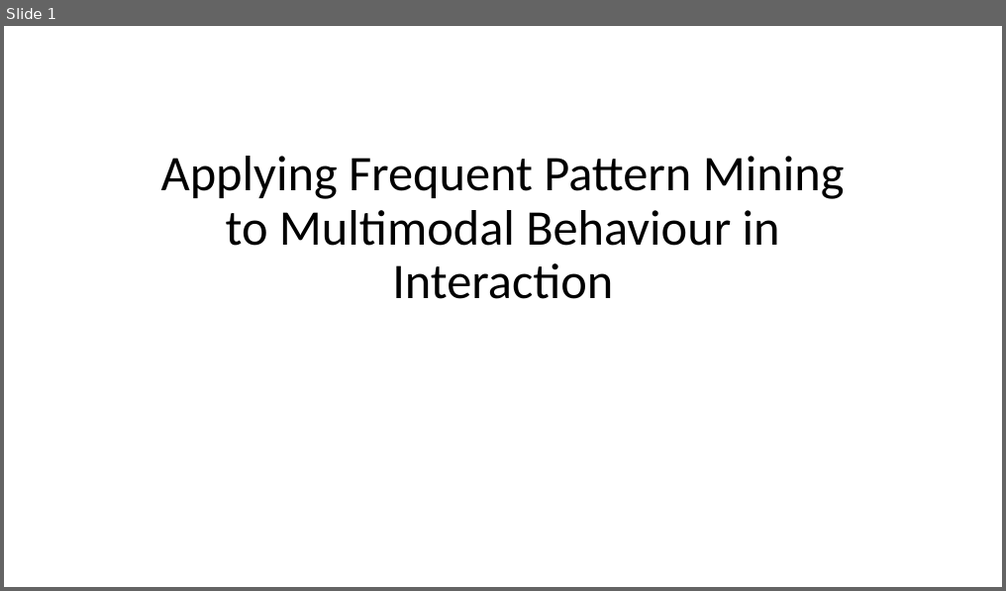
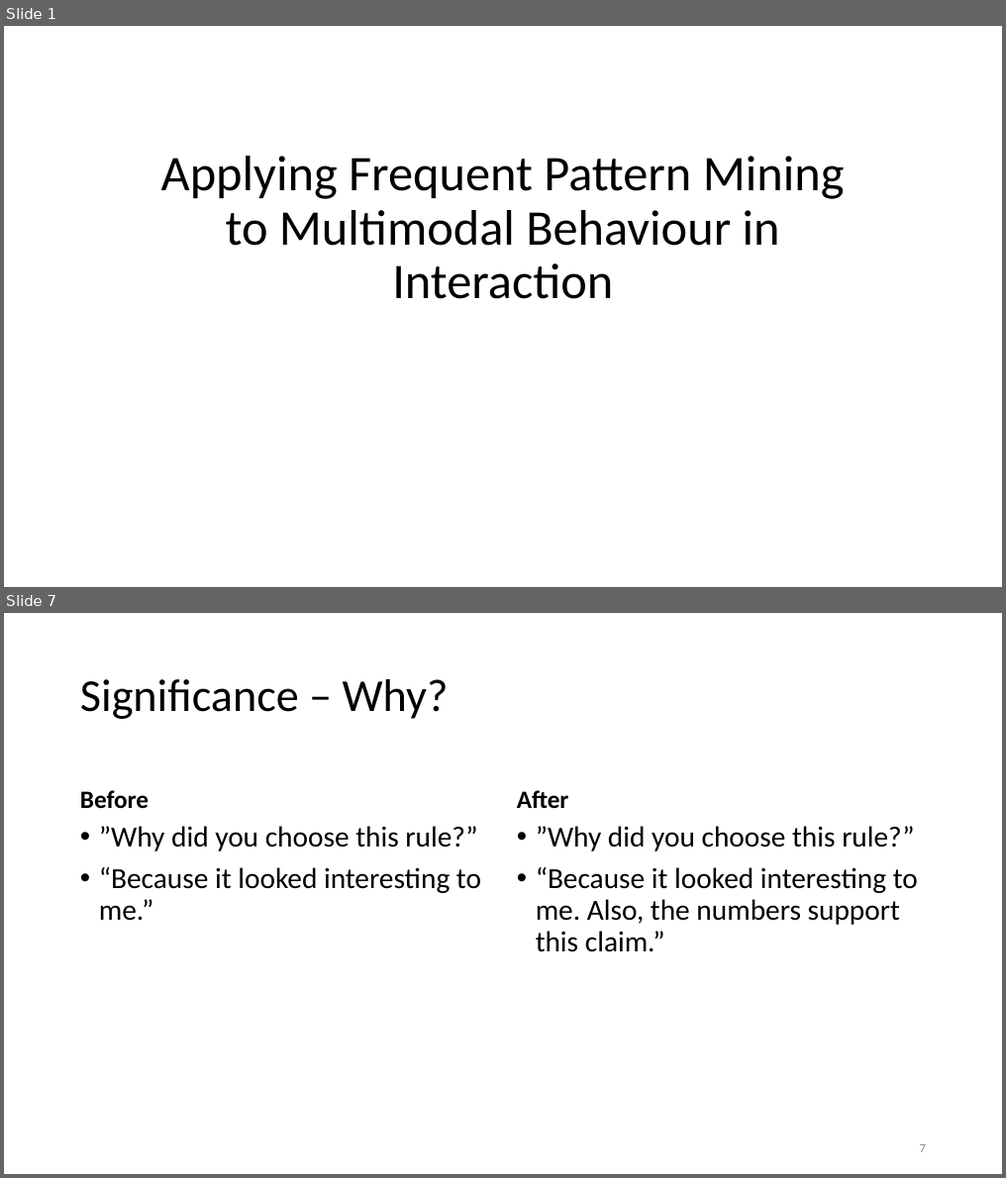
Before and after one commit to prestoaghitato/BA_thesis, a slide deck: tex/beamer_dummy.pptx. Shown one above the other, each under a label of ours: slide 1 before the commit, slides 1 and 7 after it; the slides between them are not shown. The pictures are 1006x591 and 1006x1178 pixels, drawn with LibreOffice and Linux fonts; fonts in the diff are those of the drawing. Boxes give left, top, right and bottom in pixels: in the first picture for what was removed or moved away, otherwise in the second. Text is boxed around its words. In the diff, an @@ line names an element or a change of style, - is before the commit and + after.

```diff
--- a/tex/beamer_dummy.pptx
+++ b/tex/beamer_dummy.pptx
@@ slide 7 added at [4,613,1002,1174], background #FFFFFF @@
@@ title added at [80,679,449,719], 44 pt, text #000000 @@
+Significance – Why?
@@ text added at [80,790,149,809], 24 pt, text #000000, bold @@
+Before
@@ text added at [517,790,569,809], 24 pt, text #000000, bold @@
+After
@@ text added at [99,826,481,921], 28 pt, text #000000 @@
+• ”Why did you choose this rule?”
+• “Because it looked interesting to me.”
@@ text added at [536,826,918,953], 28 pt, text #000000 @@
+• ”Why did you choose this rule?”
+• “Because it looked interesting to me. Also, the numbers support this claim.”
@@ page number added at [920,1145,926,1153], 12 pt, text #8C8C8C @@
+7
```
Also in this commit, not shown: 3 slides changed, 5 other slides added, 5 slides removed, 7 other files.
